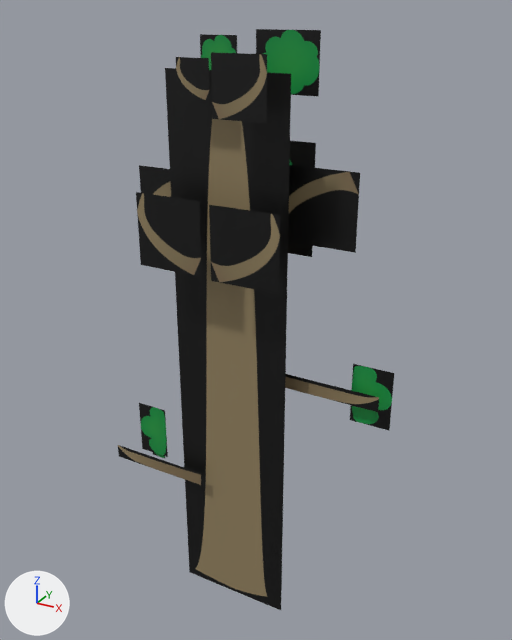
Two versions of the Blender file source/Assets/Models/cactus.blend, one commit apart.
Before and after are seen from a camera (50 mm lens) standing at (4.03, -6.63, 7.62) and looking at (0.18, 0.37, 4.12). Arrows for +X, +Y and +Z are at lower left; the lights stay in place.

Before the edit, the objects in view are built like this:
```python
me_plane_043 = bpy.data.meshes.new('Plane.043')
me_plane_043.from_pydata(...)  # 8 vertices, 2 faces; spans x -0.67..2.04, y -0.51..1.64, z -0.74..0.0
me_plane_043.materials.append(mat_young_branch_small_png)  # picture img_young_branch_small_png
me_plane_044 = bpy.data.meshes.new('Plane.044')
me_plane_044.from_pydata(...)  # 8 vertices, 2 faces; spans x -1.87..1.0, y -1.0..1.76, z -0.74..0.0
me_plane_044.materials.append(mat_young_branch_small_png)  # picture img_young_branch_small_png
me_plane_048 = bpy.data.meshes.new('Plane.048')
me_plane_048.from_pydata(...)  # 4 vertices, 1 face; spans x 0.21..2.74, y -1.9..0.71, z -0.06
me_plane_048.materials.append(mat_bush_1_png)  # picture img_bush_1_png
ob_young_arm_right_branch = bpy.data.objects.new('Young_arm_Right_branch', me_plane_048)
ob_young_arm_right_branch.location = (-1.51, 0.55, 1.45)
ob_young_arm_right_branch.rotation_euler = (-1.571, -1.571, 0.0)  # degrees (-90, -90, 0)
ob_young_arm_right_branch.scale = (0.316, 0.18, 1.0)
ob_young_head_left_bush = bpy.data.objects.new('Young_head_Left_bush', me_plane_044)
ob_young_head_left_bush.location = (0.95, 0.33, 5.63)
ob_young_head_left_bush.rotation_euler = (-1.571, 0.0, 0.0)  # degrees (-90, 0, 0)
ob_young_head_left_bush.scale = (0.484, 0.434, 1.0)
ob_young_head_right_bush = bpy.data.objects.new('Young_head_Right_bush', me_plane_043)
ob_young_head_right_bush.location = (-1.1, 0.33, 5.63)
ob_young_head_right_bush.rotation_euler = (-1.571, 0.0, 0.0)  # degrees (-90, 0, 0)
ob_young_head_right_bush.scale = (0.503, 0.451, 1.0)
# also in view: 'Young_top_Right_branch.001' at (-0.32, 0.43, 7.12); 'Young_top_Left_branch' at (0.38, -0.35, 6.91); 'Young_base' at (0.02, 0.0, 3.52); 'Young_arm_Right' at (-1.08, -0.13, 1.88); 'Young_arm_Left_branch' at (1.72, 0.37, 3.45)
```
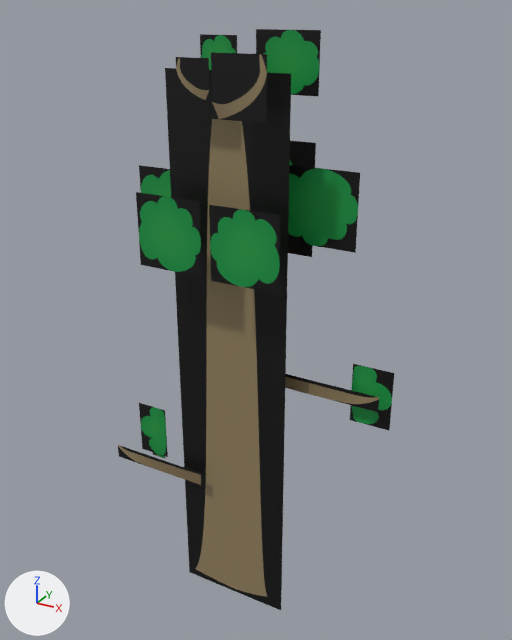
What differs and where, as boxes (x1, y1, x2, y2) in the pictures (512 x 640 px):
'Young_head_Left_bush', recoloured: (210, 167, 359, 289) in both
'Young_head_Right_bush', recoloured: (136, 168, 202, 276) in both

The edits, one by one:
Picture 'bush_big_2.png' (img_bush_big_2_png) is new.
Material 'bush_big_2.png' (mat_bush_big_2_png) is new.
Its texture is img_bush_big_2_png.
me_plane_044 has 8 vertices, 2 faces and spans x -1.87..1.0, y -1.0..1.76, z -0.74..0.0.
me_plane_044 no longer uses material mat_young_branch_small_png (picture img_young_branch_small_png).
me_plane_044 now uses material mat_bush_big_2_png (picture img_bush_big_2_png).
me_plane_043 has 8 vertices, 2 faces and spans x -0.67..2.04, y -0.51..1.64, z -0.74..0.0.
me_plane_043 no longer uses material mat_young_branch_small_png (picture img_young_branch_small_png).
me_plane_043 now uses material mat_bush_big_2_png (picture img_bush_big_2_png).
